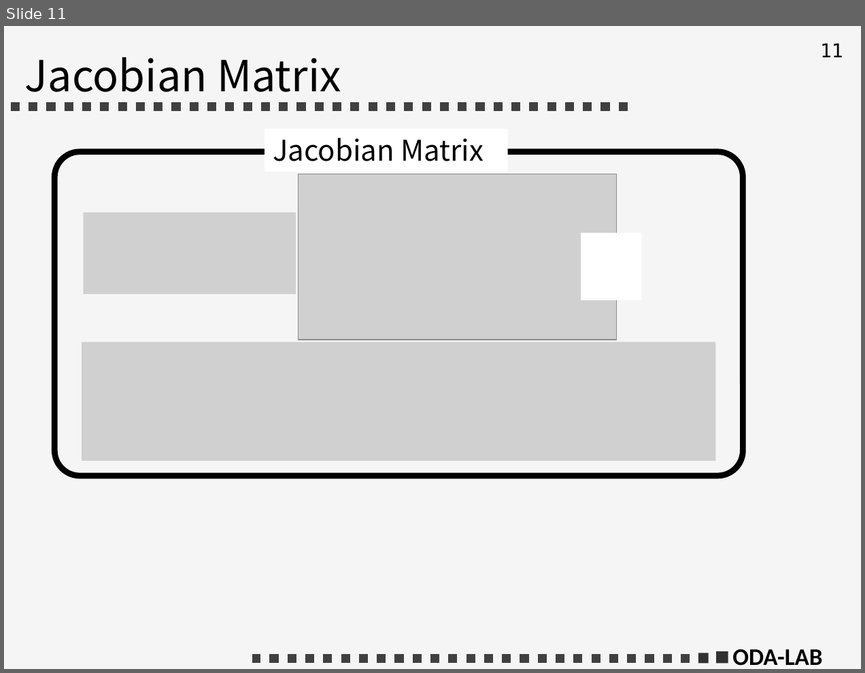
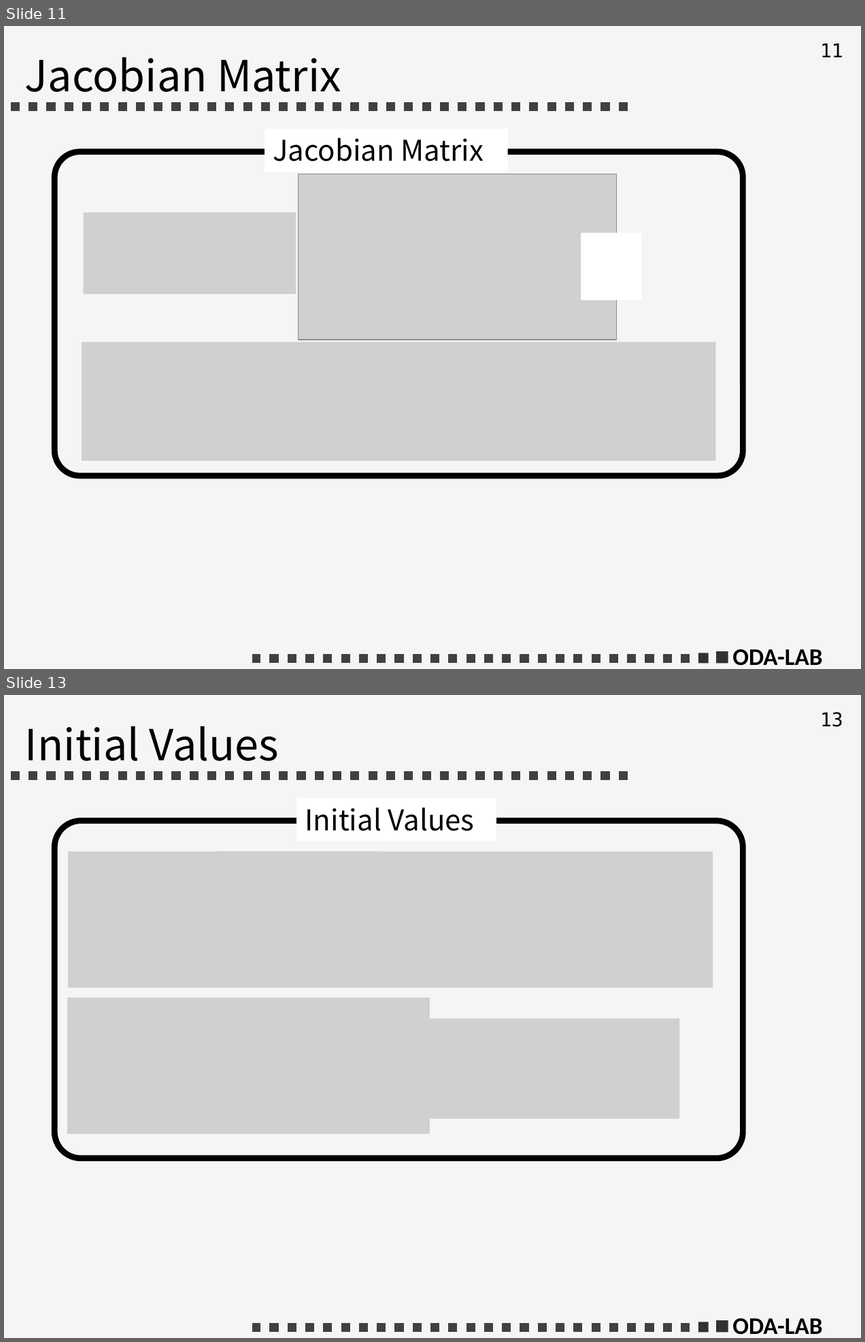
Before and after one commit to gakuseishitsu/ExtendedKalmanFilterForIMU, a slide deck: images/images_for_readme.pptx. Shown one above the other, each under a label of ours: slide 11 before the commit, slides 11 and 13 after it; the slides between them are not shown. The pictures are 865x673 and 865x1342 pixels, drawn with LibreOffice and Linux fonts; fonts in the diff are those of the drawing; grey boxes stand for pictures. Boxes give left, top, right and bottom in pixels: in the first picture for what was removed or moved away, otherwise in the second. Text is boxed around its words. In the diff, an @@ line names an element or a change of style, - is before the commit and + after.

```diff
--- a/images/images_for_readme.pptx
+++ b/images/images_for_readme.pptx
@@ slide 13 added at <box>4,695,861,1338</box>, background #F5F5F5; not listed: 6 template elements that a slide beside it also shows @@
@@ title added at <box>25,726,279,761</box>, 36 pt, text #000000 @@
+Initial Values
@@ rectangle added at <box>296,798,496,841</box>, fill #FFFFFF, 24 pt, text #000000 @@
+Initial Values
@@ rounded rectangle added at <box>54,821,742,1159</box>, outline #000000 5 pt @@
@@ picture added at <box>68,852,231,988</box> @@
@@ picture added at <box>215,851,377,987</box> @@
@@ picture added at <box>364,852,713,988</box> @@
@@ picture added at <box>67,998,430,1134</box> @@
@@ picture added at <box>427,1018,679,1118</box> @@
```
Also in this commit, not shown: 1 other slide added, 3 other files.
